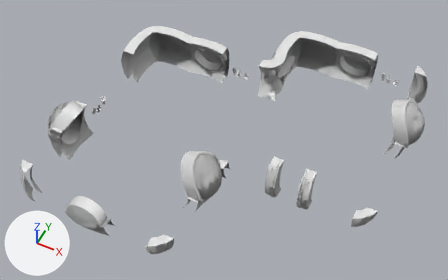
The glTF model www/models/lba2/iso_scenes/116.glb, before and after one commit.
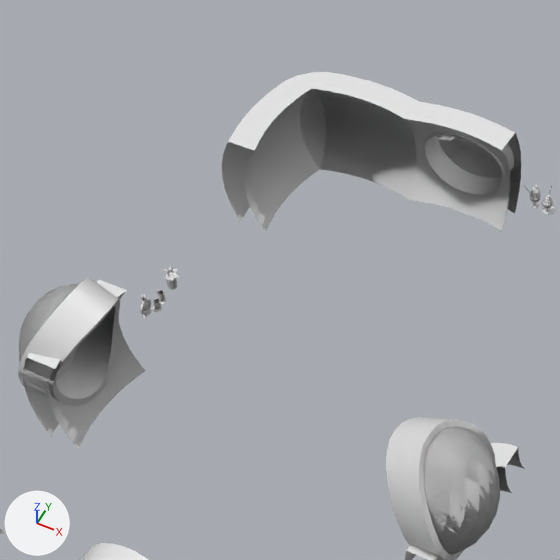
Each version is shown whole from a 50 mm camera at (45.7, -68.0, 45.4) aimed at (28.4, -33.4, 2.2), then close up on the part from 9% to 54% of the width and 0% to 72% of the height. Every picture has the same lights, and +X, +Y and +Z are marked at lower left. Materials are left out; every surface is plain grey. Where no turn or scale is listed for an object, it has been applied to the vertices. Vertices at the same position are counted once.

The scene before the commit, as lines of its bpy script (objects in view):
```python
me_mesh_0 = bpy.data.meshes.new('Mesh_0')
me_mesh_0.from_pydata(...)  # 9596 vertices, 18098 faces; spans x 14.1..43.9, y -46.8..-17.2, z 0.5..5.8
me_mesh_0.materials.append(mat_material_0)
me_mesh_3 = bpy.data.meshes.new('Mesh_3')
me_mesh_3.from_pydata(...)  # 2105 vertices, 3013 faces; spans x 14.1..43.7, y -46.7..-17.1, z 0.5..4.5
me_mesh_3.materials.append(mat_material_3)
me_mesh_7 = bpy.data.meshes.new('Mesh_7')
me_mesh_7.from_pydata(...)  # 72 vertices, 112 faces; spans x 13.25..15.3, y -40.78..-37.22, z 1.37..5.61
me_mesh_7.materials.append(mat_material_7)
ob_colored = bpy.data.objects.new('colored', me_mesh_0)
ob_colored.location = (0.0, 0.0, 0.0)
ob_textured_51c720184e9b89eb = bpy.data.objects.new('textured_51c720184e9b89eb', me_mesh_3)
ob_textured_51c720184e9b89eb.location = (0.0, 0.0, 0.0)
ob_transparent_4 = bpy.data.objects.new('transparent_4', me_mesh_7)
ob_transparent_4.location = (0.0, 0.0, 0.0)
# also in view: 'transparent_9' at (22.0, -23.1, 2.6); 'transparent_5' at (14.3, -39.0, 3.5); 'textured_e409904b42712040' at (29.2, -32.2, 3.5); 'transparent_8' at (22.0, -23.1, 2.6); 'transparent_3' at (29.7, -39.0, 3.5)
```
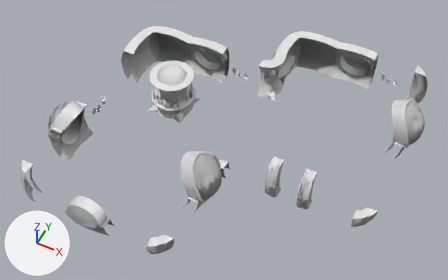
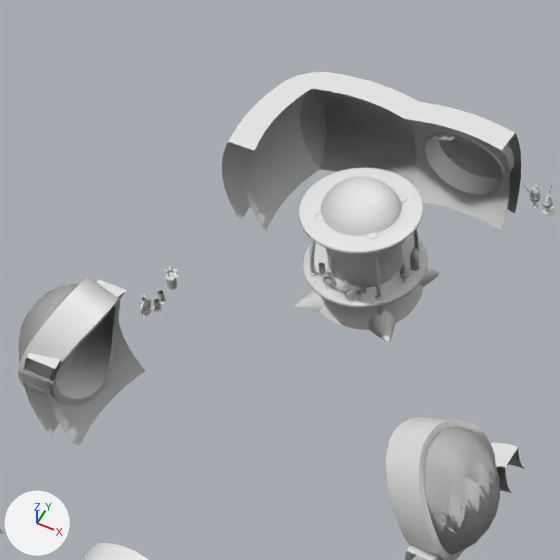
Pixel boxes (x1, y1, x2, y2) of what changed, in the close-ups (560 x 560 px):
part 1 of me_mesh_0, added: after (399, 274, 411, 285)
part 2 of me_mesh_0, added: after (354, 290, 362, 301)
part 3 of me_mesh_0, added: after (360, 283, 367, 293)
part 4 of me_mesh_0, added: after (340, 286, 351, 299)
part 5 of me_mesh_0, added: after (318, 262, 325, 273)
part 6 of me_mesh_0, added: after (322, 274, 337, 288)
part 7 of me_mesh_0, added: after (325, 277, 333, 285)
part 8 of me_mesh_0, added: after (399, 263, 411, 277)
part 9 of me_mesh_0, added: after (339, 281, 350, 291)
part 10 of me_mesh_0, added: after (340, 290, 354, 300)
part 11 of me_mesh_0, added: after (294, 168, 440, 342)
part 12 of me_mesh_3, added: after (319, 242, 423, 330)

Patch to the scene script:
```diff
--- a/www/models/lba2/iso_scenes/116.glb.py
+++ b/www/models/lba2/iso_scenes/116.glb.py
@@ me_mesh_0 @@
 # used by ob_colored; location = (0.0, 0.0, 0.0)
-me_mesh_0.from_pydata(...)  # 9596 vertices, 18098 faces; spans x 14.1..43.9, y -46.8..-17.2, z 0.5..5.8
+me_mesh_0.from_pydata(...)  # 18880 vertices, 35684 faces; spans x 14.1..43.9, y -46.8..-17.2, z 0.5..5.8
+# me_mesh_0 part 1: the loose piece of 415 vertices spanning x 24.9..25.4, y -24.7..-24.3, z 1.9..2.4 is copied, and the copy is moved by (-2.3, -5.8, 0.1); it spans x 22.6..23.0, y -30.5..-30.1, z 2.0..2.4
+# me_mesh_0 part 2: the loose piece of 169 vertices spanning x 15.4..15.6, y -35.0..-34.8, z 1.9..2.3 is copied, and the copy is moved by (6.3, 3.1, 0.1); it spans x 21.6..21.9, y -31.9..-31.7, z 2.0..2.3
+# me_mesh_0 part 3: the loose piece of 169 vertices spanning x 15.4..15.6, y -35.0..-34.8, z 1.9..2.3 is copied, and the copy is moved by (6.2, 3.5, 0.1); it spans x 21.6..21.9, y -31.5..-31.3, z 2.0..2.3
+# me_mesh_0 part 4: the loose piece of 415 vertices spanning x 24.9..25.4, y -24.7..-24.3, z 1.9..2.4 is copied, and the copy is moved by (-3.9, -7.4, 0.1); it spans x 21.1..21.5, y -32.1..-31.7, z 2.0..2.4
+# me_mesh_0 part 5: the loose piece of 169 vertices spanning x 15.4..15.6, y -35.0..-34.8, z 1.9..2.3 is copied, and the copy is scaled about its middle by (-0.915, -0.915, 1), then moved by (4.4, 3.7, 0.1); it spans x 19.8..20.0, y -31.3..-31.1, z 2.0..2.3
+# me_mesh_0 part 6: a new loose piece, a torus around y (ring radius 0.24, tube radius 0.06) spanning x 20.26..20.85, y -31.82..-31.7, z 2.03..2.63
+# me_mesh_0 part 7: a new loose piece, a UV sphere (14 segments, 8 rings, poles along y) spanning x 20.38..20.74, y -31.84..-31.68, z 2.15..2.52
+# me_mesh_0 part 8: the loose piece of 131 vertices spanning x 25.0..25.4, y -24.7..-24.3, z 2.4..2.8 is copied, and the copy is moved by (-2.3, -5.8, 0.1); it spans x 22.6..23.0, y -30.5..-30.1, z 2.4..2.9
+# me_mesh_0 part 9: the loose piece of 131 vertices spanning x 25.5..25.9, y -24.8..-24.4, z 2.4..2.7 is copied, and the copy is moved by (-4.5, -7.3, 0.1); it spans x 21.1..21.5, y -32.1..-31.7, z 2.4..2.7
+# me_mesh_0 part 10: the loose piece of 32 vertices spanning x 25.5..26.0, y -24.8..-24.3, z 1.9 is copied, and the copy is moved by (-4.5, -7.3, 0.1); it spans x 21.0..21.5, y -32.1..-31.5, z 2.0
+# me_mesh_0 part 11: 5216 vertices added at x 18.7..23.3, y -32.3..-27.7, z 0.5..5.5
@@ me_mesh_3 @@
 # used by ob_textured_51c720184e9b89eb; location = (0.0, 0.0, 0.0)
-me_mesh_3.from_pydata(...)  # 2105 vertices, 3013 faces; spans x 14.1..43.7, y -46.7..-17.1, z 0.5..4.5
+me_mesh_3.from_pydata(...)  # 2369 vertices, 3493 faces; spans x 14.1..43.7, y -46.7..-17.1, z 0.5..4.5
+# me_mesh_3 part 12: a new loose piece of 264 vertices spanning x 19.0..23.0, y -32.0..-28.0, z 0.5..4.5
```
